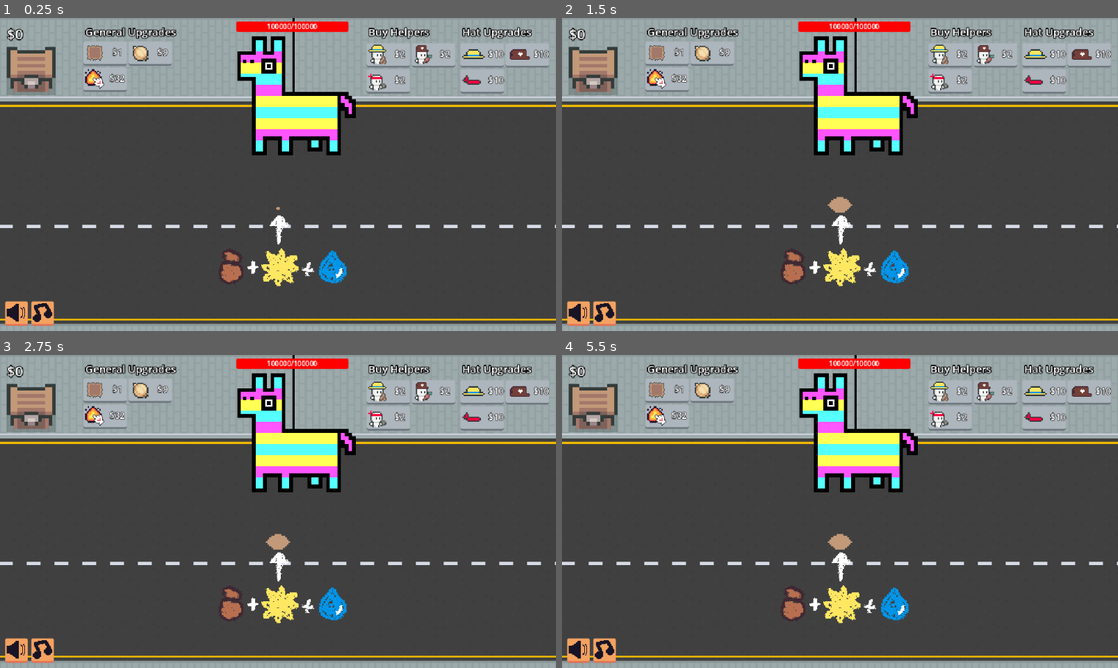
Above: before the commit, frames 1-4 (two rows, left to right).
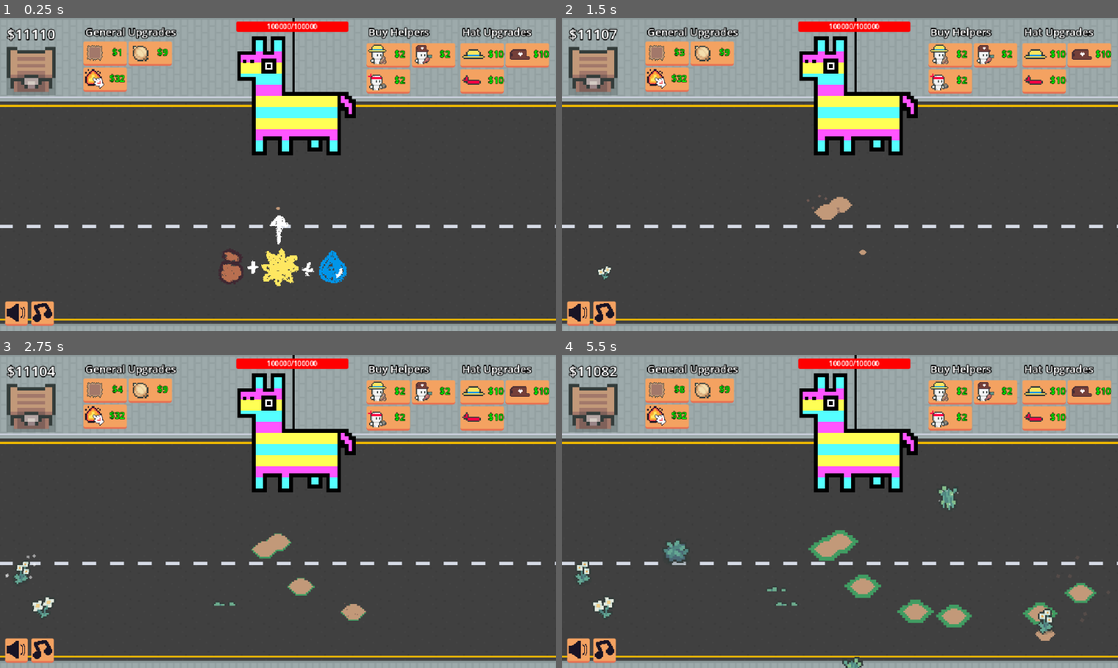
Above: after the commit, the same moments.

Repository: eric-marsh/farminata
Game: Godot game, scene res://scene/scene_switcher.tscn
Same seed, same stepped clock (60 frames per second), same inputs: the game is played once before the commit and once after it. Sound files missing from this copy of the repository are replaced by a short silence.
Inputs (mouse positions are in pixels of both pictures, inside the frame that each line leads up to):
- Up to frame 1 (0.25 s): no input
- Up to frame 2 (1.5 s): click (667, 52) at 0.5 s, where only the run after the commit has a clickable "$1"; click (667, 52) at 1.25 s, where only the run after the commit has a clickable "$2"
- Up to frame 3 (2.75 s): click (105, 389) at 2 s, where only the run after the commit has a clickable "$3"
- Up to frame 4 (5.5 s): click (667, 389) at 2.75 s, where only the run after the commit has a clickable "$4"; click (667, 389) at 3.5 s, where only the run after the commit has a clickable "$5"; click (667, 389) at 4.25 s, where only the run after the commit has a clickable "$6"; click (667, 389) at 5 s, where only the run after the commit has a clickable "$7"

The runs differ from the first frame. In frame 1, 4.9% of the frame differs, in the area x 2-99%, y 3-25%; in frame 2, 6.4%; in frame 3, 6.9%; in frame 4, 8.8%, in the area x 2-99%, y 3-100%.

Commit message:
fix hat tracking + make hat stronger

Diff:
--- a/script/debug.gd
+++ b/script/debug.gd
@@ -1,13 +1,15 @@
 extends Node
 
-var STARTING_MONEY: int = 0
+var STARTING_MONEY: int = 11110
 var ALL_FULL_CROPS_AT_START:bool = false
+
+var DEBUG_SHOW_HELPER_STATE: bool = true
 
 var ALWAYS_MUTE:bool = false
 var THUMBNAIL_MODE: bool = false
 
 var DONT_SAVE:bool = false
-var DONT_LOAD:bool = false
+var DONT_LOAD:bool = true
 
 var SHOW_FPS:bool = false
 
@@ -15,7 +17,7 @@
 
 var PINIATA_HP: int = 0
 
-var DEBUG_SHOW_HELPER_STATE: bool = false
+
 
 #var Helper_Speed: float = 200.0
 var Helper_Speed: float = 0.0
--- a/script/droppable.gd
+++ b/script/droppable.gd
@@ -50,13 +50,23 @@
 		var new_shape = CircleShape2D.new() as CircleShape2D
 		new_shape.radius = new_radius
 		collision_shape.shape = new_shape
+		if is_hat:
+			Util.quick_timer(self, 3.0, func():
+				should_search_for_hat_target = true
+		)
 		return
 
 	sprite_2d.scale = default_scale
 	#collision_shape.shape.radius = 12
 	#collision_shape.position = Vector2(0, -11)
 
+
+
+
+
 var target_hat_helper: helper = null
+
+var should_search_for_hat_target: bool = false
 
 var stopped_falling: bool = false
 func _physics_process(delta):
@@ -75,7 +85,7 @@
 		global_transform.origin = get_global_mouse_position() + Vector2(0, 8)
 		return
 
-	if is_hat and Globals.Main.global_timer % 1 == 0:
+	if is_hat and should_search_for_hat_target and Globals.Main.global_timer % 10 == 0:
 		if target_hat_helper and target_hat_helper.state != Enum.Helper_State.Deliver_Item:
 			target_hat_helper = null
 		if !target_hat_helper and Globals.HelpersContainerNode:
@@ -107,6 +117,7 @@
 		Globals.SellChestNode.open_chest(self)
 
 	if DropUtil.is_hat(drop_type):
+		should_search_for_hat_target = false
 		if target_hat_helper:
 			target_hat_helper.target_droppable = null
 			target_hat_helper.set_state(Enum.Helper_State.Idle)
@@ -123,6 +134,7 @@
 	Globals.Main.dragged_droppable = null
 	set_collision_layer_value(1, true)
 	z_index = 0
+	should_search_for_hat_target = true
 	Util.quick_timer(self, 0.000001, func():
 		if is_instance_valid(self):
 			sleeping=false
--- a/script/helper/helper.gd
+++ b/script/helper/helper.gd
@@ -194,7 +194,7 @@
 	num_hats += 1
 	#held_droppables.clear()
 	# apply upgrade
-	update_speed(15)
+	update_speed(20)
 	if helper_type == Enum.Helper_Type.Attack:
 		apply_upgrade = true
 
--- a/script/helpers_container.gd
+++ b/script/helpers_container.gd
@@ -40,10 +40,13 @@
 func get_helper_that_needs_hat(hat: Enum.Drop_Type, pos: Vector2) -> helper:
 	var closest_helper: helper = null
 	var closest_dist: float = 999999
+	var fewest_hats: int = 999999
+
 	for c in get_children():
 		if !(c is helper):
 			continue
-		match(hat):
+
+		match hat:
 			Enum.Drop_Type.Farm_Hat:
 				if c.helper_type != Enum.Helper_Type.Farmer:
 					continue
@@ -57,9 +60,13 @@
 				continue
 
 		var dist = c.global_position.distance_to(pos)
-		if dist < closest_dist:
+
+		# Choose the helper with fewest hats. If equal, choose the closer one.
+		if c.num_hats < fewest_hats or (c.num_hats == fewest_hats and dist < closest_dist):
 			closest_dist = dist
+			fewest_hats = c.num_hats
 			closest_helper = c
+
 	return closest_helper
 
 func on_game_over():
Not shown, changed: export/Farminata.zip
Not shown, changed: export/index.html
Not shown, changed: export/index.icon.png
Not shown, changed: export/index.pck
